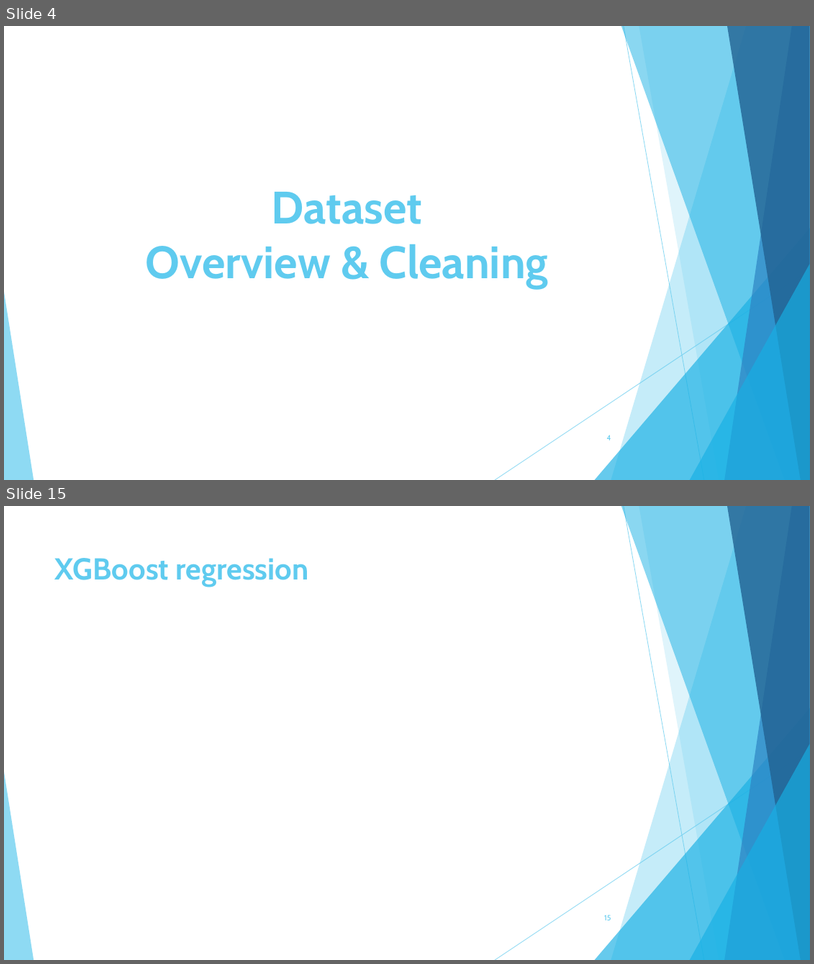
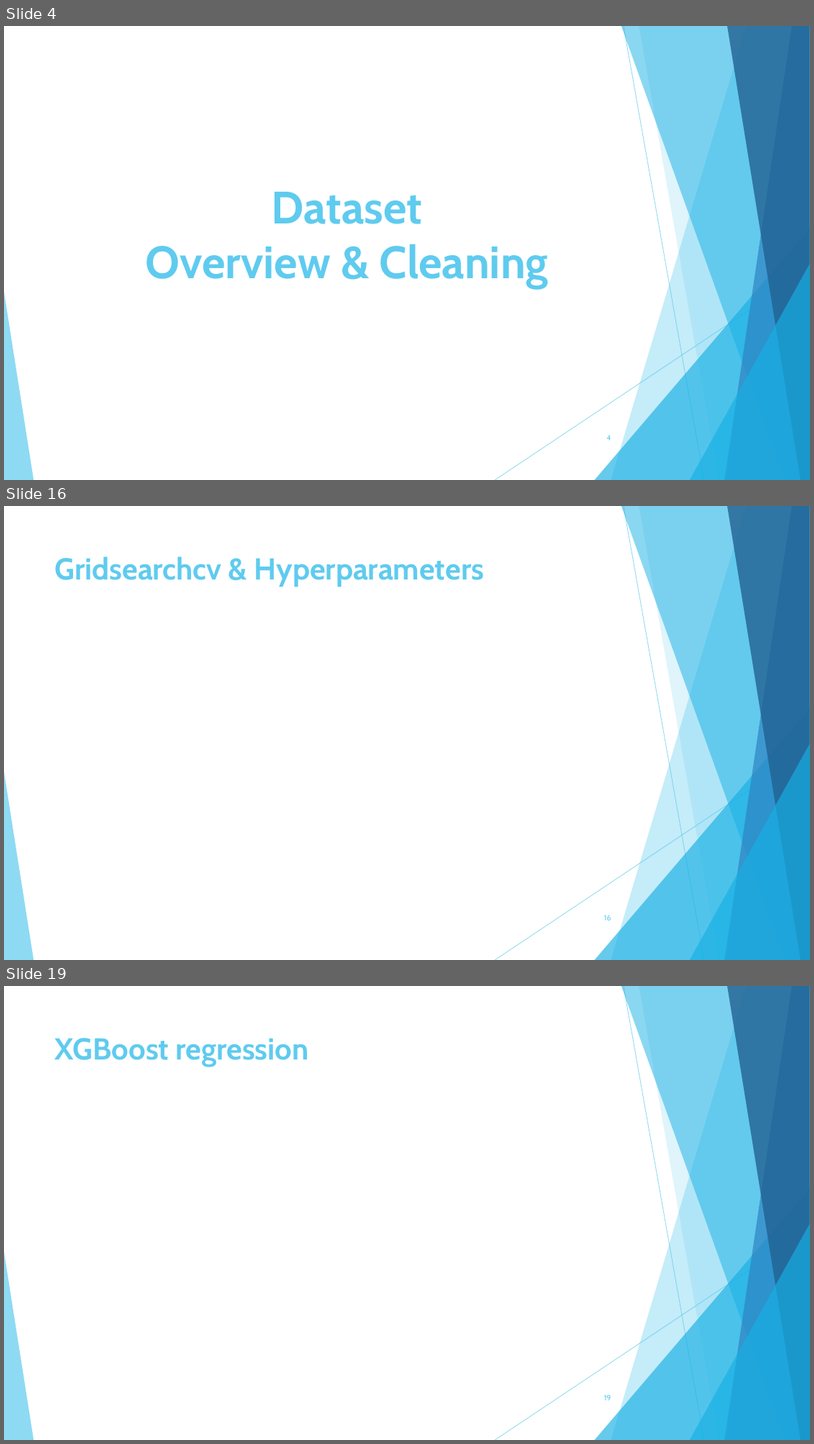
Before and after one commit to hike7o/SL-OC-projects, a slide deck: P4/Pelec_03_presentation.pptx. Shown one above the other, each under a label of ours: slides 4 and 15 before the commit, slides 4, 16 and 19 after it; the slides between them are not shown. The pictures are 814x964 and 814x1444 pixels, drawn with LibreOffice and Linux fonts; fonts in the diff are those of the drawing. Boxes give left, top, right and bottom in pixels: in the first picture for what was removed or moved away, otherwise in the second. Text is boxed around its words. In the diff, an @@ line names an element or a change of style, - is before the commit and + after.

```diff
--- a/P4/Pelec_03_presentation.pptx
+++ b/P4/Pelec_03_presentation.pptx
@@ slide 16 added at box(4, 506, 810, 960), background #FFFFFF; not listed: 10 template elements that a slide beside it also shows @@
@@ title added at box(55, 556, 484, 587), 36 pt, text #5FCBEF, bold @@
+Gridsearchcv & Hyperparameters
@@ page number added at box(604, 915, 612, 920), 9 pt, text #5FCBEF @@
+16
@@ what was slide 15 is now slide 19 @@
@@ page number at box(604, 1394, 612, 1400): text changed @@
-15
+19
```
Also in this commit, not shown: 11 slides changed, 7 other slides added, 3 slides removed, 8 other files.
